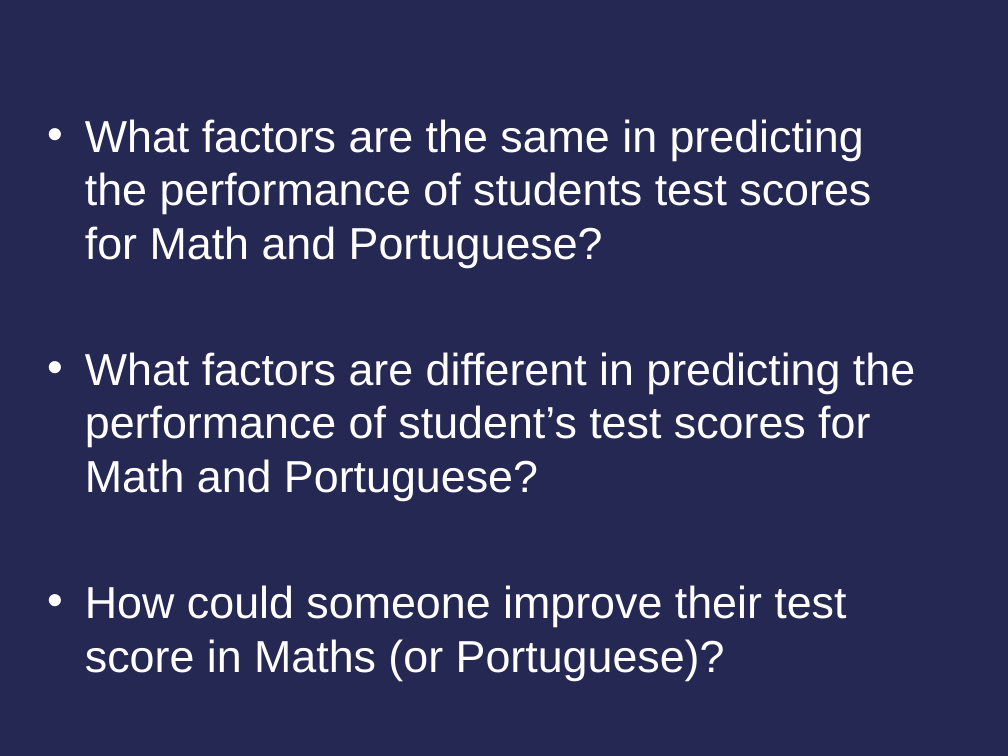
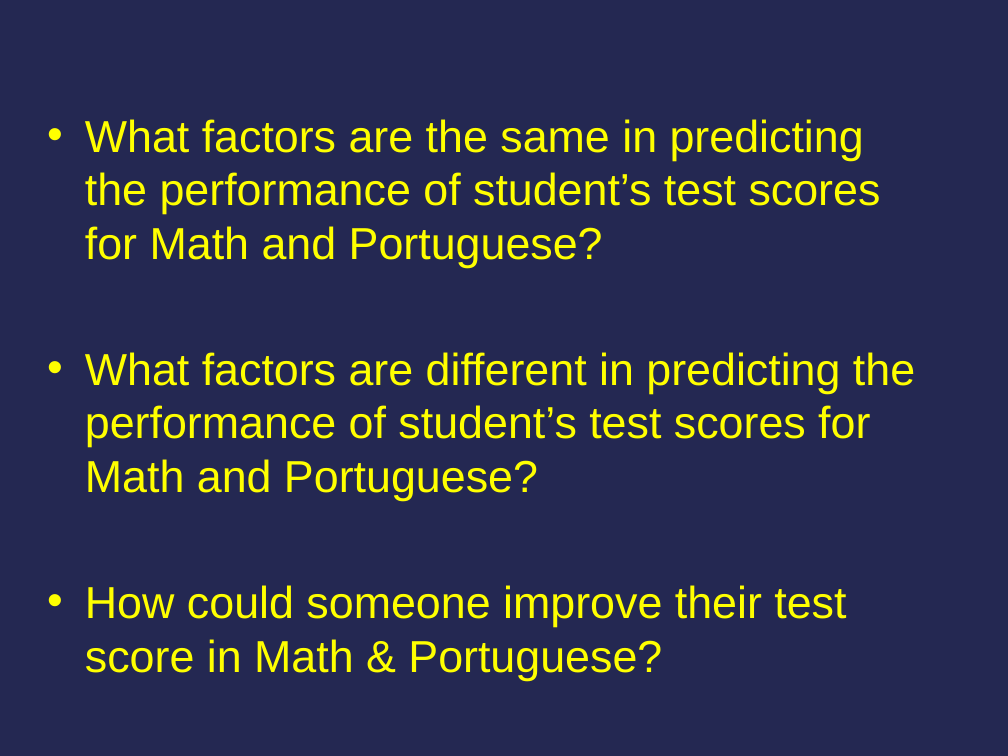
Before and after one commit to cfrandall2/CarolynProject, a slide deck: slide 4 of Carolyn_Randall_DSProject.pptx. Drawn at 1008x756 pixels with LibreOffice and Linux fonts; fonts in the diff are those of the drawing. Boxes give left, top, right and bottom in pixels: in the first picture for what was removed or moved away, otherwise in the second. Text is boxed around its words. In the diff, an @@ line names an element or a change of style, - is before the commit and + after.

```diff
--- a/Carolyn_Randall_DSProject.pptx
+++ b/Carolyn_Randall_DSProject.pptx
@@ text at box(85, 119, 881, 268): text changed; text colour #FFFFFF to #FFFF00 @@
-• What factors are the same in predicting the performance of students test scores for Math and Portuguese?
+• What factors are the same in predicting the performance of student’s test scores for Math and Portuguese?
@@ text at box(85, 352, 915, 501): text colour #FFFFFF to #FFFF00 in "What factors are different in predicting the ..." @@
@@ text at box(85, 585, 846, 680): text changed; text colour #FFFFFF to #FFFF00 @@
-• How could someone improve their test score in Maths (or Portuguese)?
+• How could someone improve their test score in Math & Portuguese?
```
Also in this commit, not shown: 38 other slides changed, 2 slides added, 1 slide removed.
